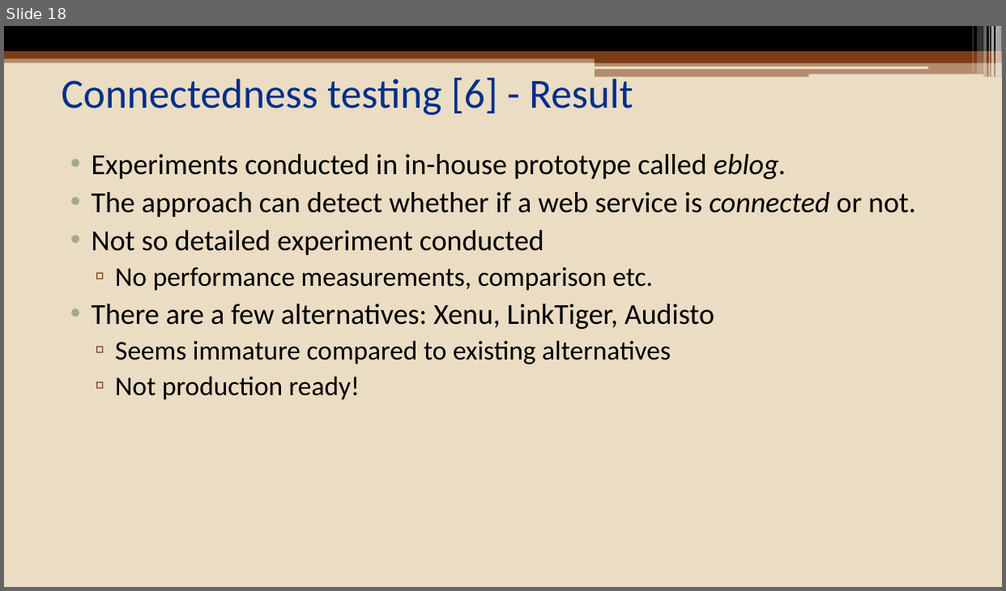
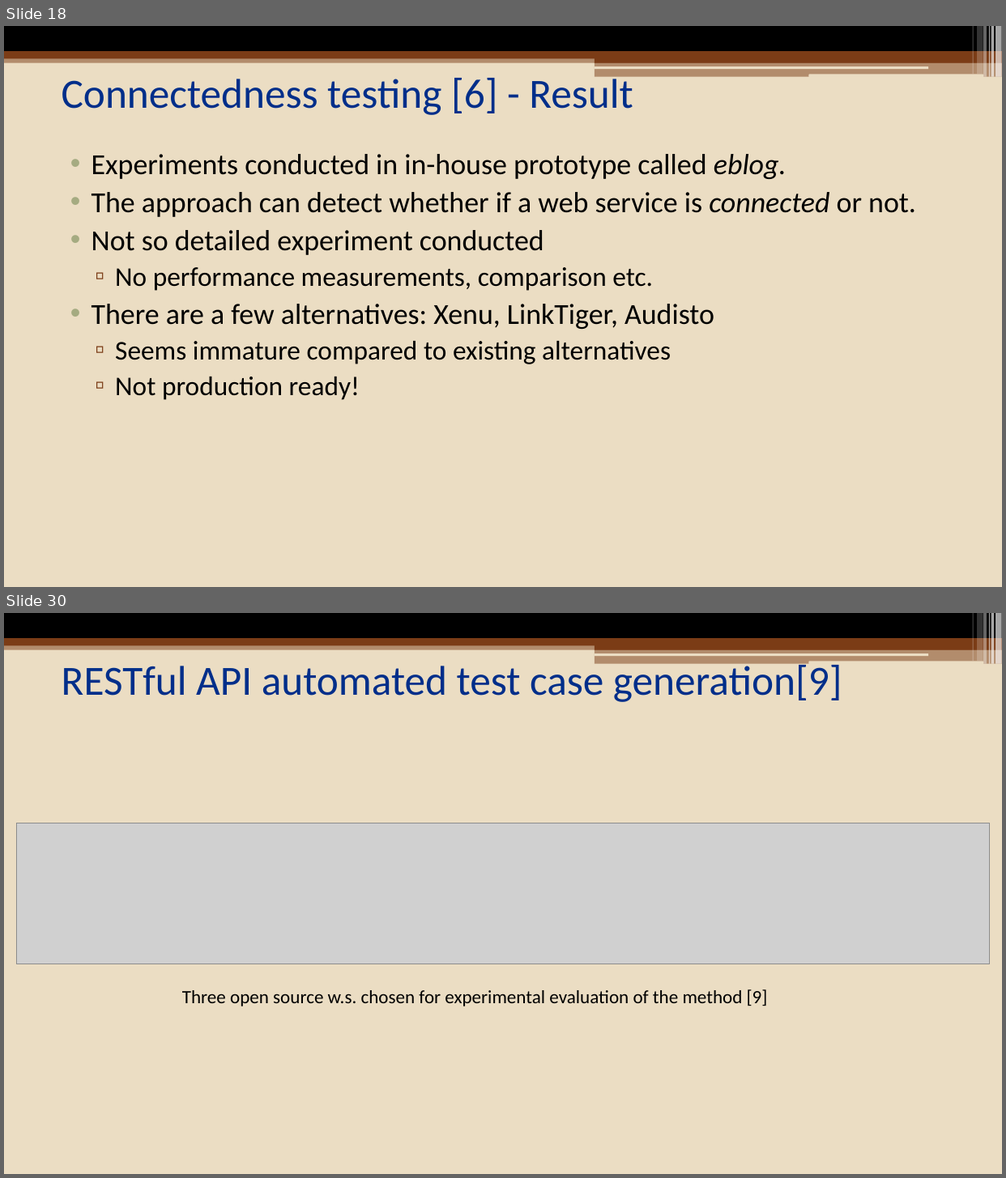
Before and after one commit to eozer/cinco_seminar, a slide deck: presentation/cinco_presentation.pptx. Shown one above the other, each under a label of ours: slide 18 before the commit, slides 18 and 30 after it; the slides between them are not shown. The pictures are 1006x591 and 1006x1178 pixels, drawn with LibreOffice and Linux fonts; fonts in the diff are those of the drawing; grey boxes stand for pictures. Boxes give left, top, right and bottom in pixels: in the first picture for what was removed or moved away, otherwise in the second. Text is boxed around its words. In the diff, an @@ line names an element or a change of style, - is before the commit and + after.

```diff
--- a/presentation/cinco_presentation.pptx
+++ b/presentation/cinco_presentation.pptx
@@ slide 30 added at [4,613,1002,1174], background #EBDDC3; not listed: 13 template elements that a slide beside it also shows @@
@@ title added at [62,661,842,702], 40 pt, text #002E8A @@
+RESTful API automated test case generation[9]
@@ picture added at [16,823,990,964] @@
@@ text added at [182,990,768,1007], 18 pt, text #000000 @@
+Three open source w.s. chosen for experimental evaluation of the method [9]
```
Also in this commit, not shown: 6 slides changed, 14 other slides added.
